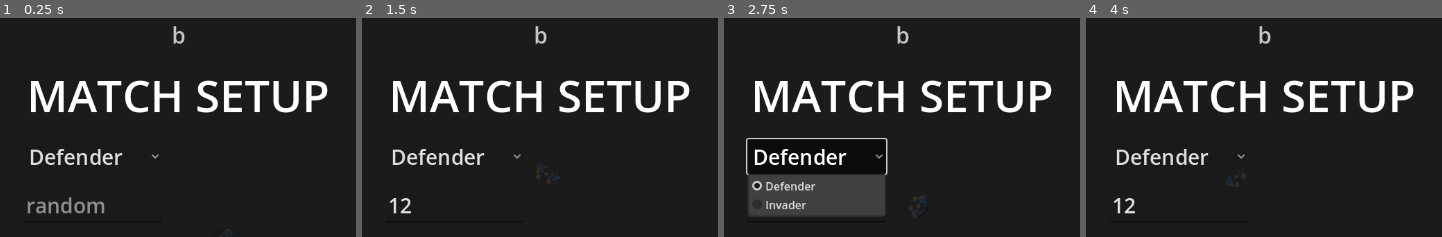
Above: before the commit, frames 1-4 (left to right).
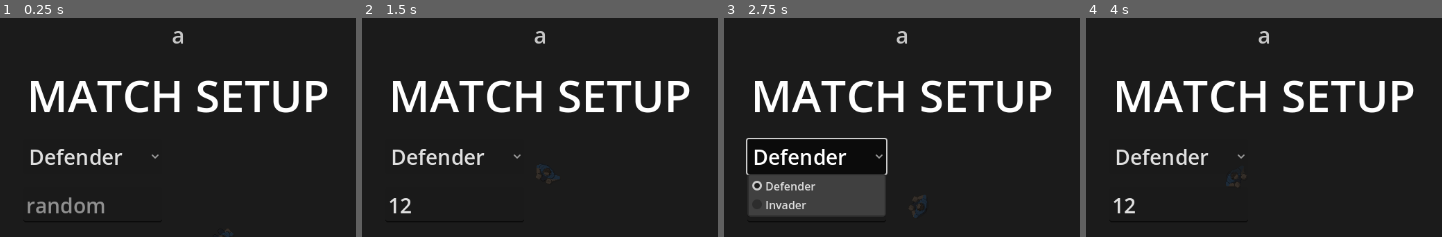
Above: after the commit, the same moments.

Repository: AnthonyThomasson/Example-Godot
Game: Godot game, scene res://scenes/main.tscn
Two runs of this game, one before a commit and one after it. Both use one fixed random seed, a clock stepped at 60 frames per second and the inputs below.
Inputs (mouse positions are % of the whole screen's width and height, from its top left):
- Up to frame 1 (0.25 s): no input
- Up to frame 2 (1.5 s): click (36, 50) at 0.52 s; type "12" at 0.6 s; click "Watch" at 1.25 s
- Up to frame 3 (2.75 s): click "Defender" at 2 s
- Up to frame 4 (4 s): click "Random" at 2.75 s; click "Random" at 3.5 s
The pictures show only the part of the screen within x 23-73%, y 8-57%; the shares and areas given below are measured in that part.

The runs differ from the first frame. In frame 1, 0.2% of the frame differs, in the area x 48-52%, y 3-12%; in frame 2, 0.2%; in frame 3, 0.2%; in frame 4, 0.2%.

Commit message:
Remember the match-setup window's last choices
The setup window now reopens the way it was left. Settings keeps the last
side, seed and per-side counts/loadouts in the settings file (Settings.setup,
set_setup); Main saves them on Start, on Tests and on returning to setup, and
feeds them back over the export defaults when it opens the window.
SetupMenu.current_config() reports the window's choices as they stand.

Co-Authored-By: Claude Sonnet 5.5 <noreply@anthropic.com>

Diff:
--- a/scenes/general/settings.gd
+++ b/scenes/general/settings.gd
@@ -1,7 +1,7 @@
 class_name Settings
 
 ## General domain: the player's saved settings — the debug switch and the key bindings that differ from
-## the defaults — kept in one JSON file. A `class_name` holder of `static var`s and static functions, read
+## the defaults, and the last match-setup choices — kept in one JSON file. A `class_name` holder of `static var`s and static functions, read
 ## as `Settings.<name>`; there is no instance and no autoload.
 ##
 ## Main loads it once at startup (`load_file()`), so the headless test runner, which never loads
@@ -14,10 +14,13 @@
 ## Master switch for the AI debug overlays and their in-game toggle bar. Main seeds it from its own
 ## export before `load_file()`, so a file that doesn't name it leaves that value standing.
 static var debug: bool = true
+## The match-setup window's last choices (`{ side, seed, defenders, invaders }`, plain data as the window emits
+## them), so it reopens the way it was left. Empty until something has been chosen.
+static var setup: Dictionary = {}
 
 
 ## Read the file: reset every binding to its default, then apply the saved differences, and take the
-## saved `debug`. A missing file leaves the defaults; an unreadable one warns and does the same; entries
+## saved `debug` and `setup`. A missing file leaves the defaults; an unreadable one warns and does the same; entries
 ## that aren't understood are skipped one by one.
 static func load_file() -> void:
 	Keybinds.reset_all()
@@ -30,6 +33,8 @@
 	var data: Dictionary = json.data
 	if data.get("debug") is bool:
 		debug = data["debug"]
+	if data.get("setup") is Dictionary:
+		setup = data["setup"]
 	if data.get("keybinds") is Dictionary:
 		Keybinds.apply_overrides(data["keybinds"])
 
@@ -42,6 +47,7 @@
 		return
 	file.store_string(JSON.stringify({
 		"debug": debug,
+		"setup": setup,
 		"keybinds": Keybinds.overrides(),
 	}, "  "))
 
@@ -49,6 +55,16 @@
 ## Set the Debug switch and save.
 static func set_debug(on: bool) -> void:
 	debug = on
+	save()
+
+
+## Remember the setup window's choices (`config`, as its `start_requested` carries them; only the parameters
+## it reopens with are kept, not the start `mode`) and save.
+static func set_setup(config: Dictionary) -> void:
+	setup = {}
+	for key in ["side", "seed", "defenders", "invaders"]:
+		if config.has(key):
+			setup[key] = config[key]
 	save()
 
 
--- a/scenes/main.gd
+++ b/scenes/main.gd
@@ -147,14 +147,16 @@
 		_setup_menu.start_requested.connect(_on_setup_chosen)
 		_setup_menu.tests_requested.connect(_open_tests)
 		_setup_menu.settings_requested.connect(_open_settings)
+		# The exports are the defaults; what the player chose last time (kept in the settings file) wins.
 		_setup_menu.open({
 			"side": str(player_side),
 			"seed": house_seed,
 			"defenders": _side_defaults(defender_count, defender_loadout),
 			"invaders": _side_defaults(invader_count, invader_loadout),
+		}.merged(Settings.setup, true).merged({
 			"weapons": LoadoutConfig.options(),
 			"ticket": _ticket(),
-		})
+		}))
 
 
 ## The name this run is tagged with: the `GAME_TICKET` env var (`tools/editor.sh` sets it to the worktree
@@ -182,6 +184,7 @@
 ## "play" (a human takes `side`), "watch" (the AIs alone: the spectator contest) or "endless" (watch,
 ## then a fresh randomised match after each one ends); anything but "play" has no human player.
 func _on_setup_chosen(config: Dictionary) -> void:
+	Settings.set_setup(config)
 	var mode := str(config.get("mode", "play" if not spectator_mode else "watch"))
 	spectator_mode = mode != "play"
 	_endless = mode == "endless"
@@ -228,9 +231,20 @@
 	return out
 
 
+## Save the setup window's choices as they stand, if it is open, so leaving it without starting (to the
+## test browser, or Escape reloading the scene) doesn't lose them.
+func _remember_setup() -> void:
+	if not is_instance_valid(_setup_menu) or _setup_menu.is_queued_for_deletion():
+		return
+	var config: Dictionary = _setup_menu.current_config()
+	if not config.is_empty():  # empty = a scripted restart that never opened the window
+		Settings.set_setup(config)
+
+
 ## The setup window's Tests button: leave for the test browser (Testing domain), which plays single
 ## game tests and returns here on Back.
 func _open_tests() -> void:
+	_remember_setup()
 	get_tree().change_scene_to_file(TEST_BROWSER)
 
 
@@ -300,6 +314,7 @@
 ## scripted restart may have set (so the reloaded scene shows the window again and the window's own
 ## seed choice — not a stale pin — decides the layout) and reload the scene. Also the `menu` command verb.
 func return_to_setup() -> void:
+	_remember_setup()
 	if Engine.has_meta("skip_setup"):
 		Engine.remove_meta("skip_setup")
 	if Engine.has_meta("match_seed"):
--- a/scenes/ui/setup_menu.gd
+++ b/scenes/ui/setup_menu.gd
@@ -290,6 +290,20 @@
 	return config
 
 
+## The window's choices as they stand: `{ side, seed, defenders, invaders }` (the shape `start_requested`
+## carries, without `mode`). Main reads it to remember them when the window is left without starting.
+## Empty until `open` has built the controls.
+func current_config() -> Dictionary:
+	if _side_option == null:
+		return {}
+	return {
+		"side": _SIDES[_side_option.selected],
+		"seed": _seed_edit.text.strip_edges().to_int(),
+		"defenders": _side_config(_side_rows["defenders"]),
+		"invaders": _side_config(_side_rows["invaders"]),
+	}
+
+
 ## Gather the chosen parameters and hand them to Main with the `mode` of the button pressed. Main applies
 ## them, frees this window and builds the world. The start buttons are disabled on the way out: Main may
 ## hold the start open for a moment (waiting on the decision server), and a second press would build the
@@ -297,10 +311,6 @@
 func _on_start(mode: String) -> void:
 	for button in _start_buttons:
 		button.disabled = true
-	start_requested.emit({
-		"mode": mode,
-		"side": _SIDES[_side_option.selected],
-		"seed": _seed_edit.text.strip_edges().to_int(),
-		"defenders": _side_config(_side_rows["defenders"]),
-		"invaders": _side_config(_side_rows["invaders"]),
-	})
+	var config := current_config()
+	config["mode"] = mode
+	start_requested.emit(config)
--- a/tests/general/settings_file_test.gd
+++ b/tests/general/settings_file_test.gd
@@ -19,6 +19,7 @@
 func configure(s: TestSetup) -> void:
 	s.set_static(Settings, &"path", SCRATCH)
 	s.set_static(Settings, &"debug", true)
+	s.set_static(Settings, &"setup", {})
 
 
 func run(t: TestContext) -> void:
@@ -47,6 +48,15 @@
 	Settings.load_file()
 	t.expect_eq(Settings.debug, false, "a reload restores Debug")
 	t.check(_key(KEY_G).is_action(Keybinds.PUNCH), "a reload restores the rebinding")
+
+	# The setup window's choices are remembered too (the start mode is not).
+	Settings.set_setup({ "mode": "watch", "side": "invader", "seed": 7, "defenders": { "count": 3 } })
+	Settings.setup = {}
+	Settings.load_file()
+	t.expect_eq(Settings.setup.get("side"), "invader", "a reload restores the setup side")
+	t.expect_eq(int(Settings.setup.get("seed")), 7, "a reload restores the setup seed")
+	t.expect_eq(int(Settings.setup["defenders"]["count"]), 3, "a reload restores a side's choices")
+	t.check(not Settings.setup.has("mode"), "the start mode is not remembered")
 
 	# The page's rows reflect the live state.
 	var rows := Settings.binding_rows()
--- a/tests/ui/setup_menu_config_test.gd
+++ b/tests/ui/setup_menu_config_test.gd
@@ -51,6 +51,20 @@
 	t.expect_eq(_press(t, "WatchButton").get("mode"), "watch", "Watch watches")
 	t.expect_eq(_press(t, "EndlessButton").get("mode"), "endless", "Endless goes endless")
 
+	# current_config() is what the window shows right now, and reopening with it restores the same choices.
+	var first := SetupMenu.new()
+	t.world.add_child(first)
+	first.open({ "side": "invader", "seed": 42, "defenders": { "count": 2, "weapon": "fists" },
+		"invaders": { "count": 3, "weapon": "pistol", "magazine": "extended", "spares": 1 }, "weapons": WEAPONS })
+	var kept: Dictionary = first.current_config()
+	first.queue_free()
+	t.check(not kept.has("mode"), "the remembered config carries no start mode")
+	var second := SetupMenu.new()
+	t.world.add_child(second)
+	second.open(kept.merged({ "weapons": WEAPONS }))
+	t.expect_eq(second.current_config(), kept, "reopening with a remembered config restores every choice")
+	second.queue_free()
+
 	# Without weapon choices (an older caller) the window still works and reports plain counts.
 	var bare := SetupMenu.new()
 	t.world.add_child(bare)
Not shown, changed: .claude/skills/domain-general/SKILL.md
Not shown, changed: .claude/skills/domain-ui/SKILL.md
